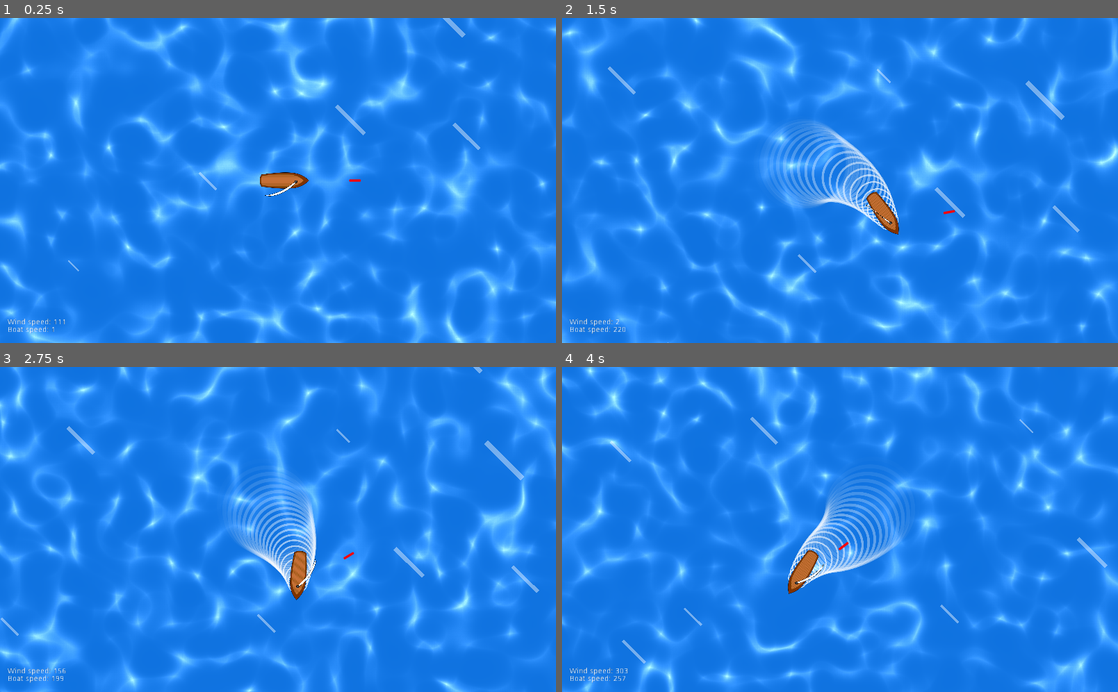
Above: before the commit, frames 1-4 (two rows, left to right).
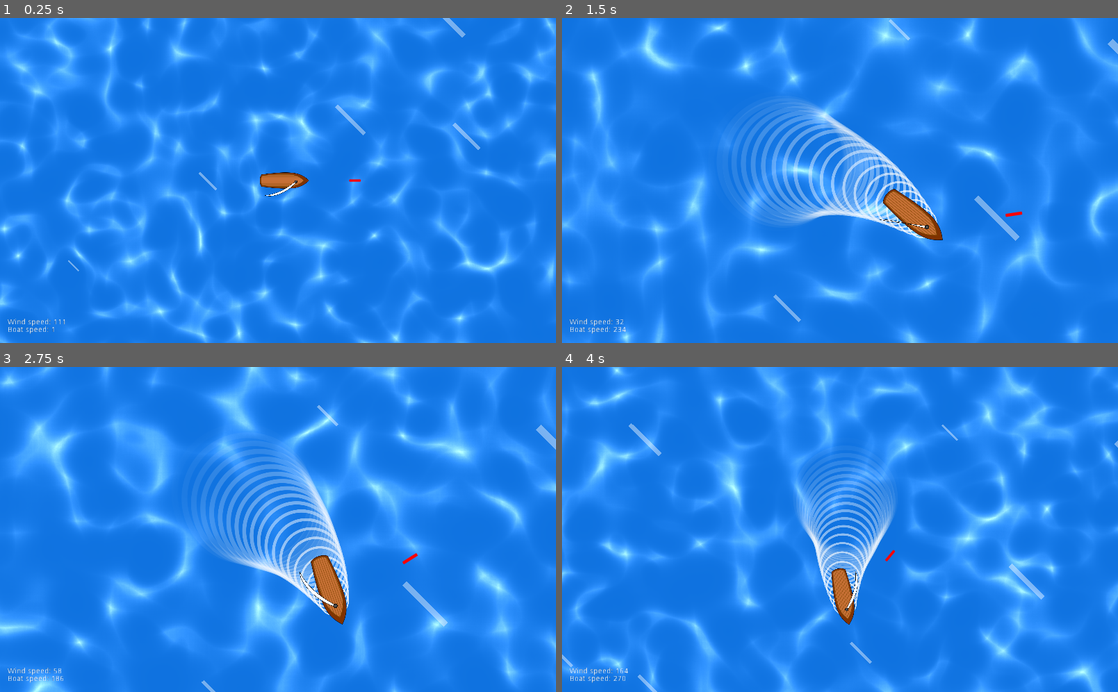
Above: after the commit, the same moments.

Repository: Norodix/SailGame
Game: Godot game, scene res://World.tscn
Same seed, same stepped clock (60 frames per second), same inputs: the game is played once before the commit and once after it.
Inputs (mouse positions are in pixels of both pictures, inside the frame that each line leads up to):
- Up to frame 1 (0.25 s): no input
- Up to frame 2 (1.5 s): move the mouse to (962, 164) at 0.52 s; hold D (right) 0.53-1.28 s; hold Mouse wheel up (zoomIn, bound only after the commit) 0.53-1.28 s; tap Mouse wheel down (zoomOut, bound only after the commit) at 0.8, 1.35 s; move the mouse to (728, 196) at 1.27 s; hold S (down) from 1.28 s (still down)
- Up to frame 3 (2.75 s): tap Mouse wheel up (zoomIn, bound only after the commit) at 1.55 s; move the mouse to (333, 458) at 2.02 s; release S (down) at 2.03 s; hold D (right) from 2.03 s (still down); hold W (tighten) from 2.03 s (still down); tap Mouse wheel down (zoomOut, bound only after the commit) at 2.3 s
- Up to frame 4 (4 s): move the mouse to (812, 594) at 2.77 s; release W (tighten) at 2.78 s; tap Mouse wheel up (zoomIn, bound only after the commit) at 2.85 s; move the mouse to (1006, 578) at 3.52 s; release D (right) at 3.53 s; hold A (left) from 3.53 s (still down); hold Mouse wheel down (zoomOut, bound only after the commit) from 3.53 s (still down)

The runs differ from the first frame. In frame 1, 25% of the frame differs, in the area x 0-100%, y 0-100%; in frame 2, 29%; in frame 3, 32%; in frame 4, 28%.

Commit message:
Fixed pushback error with fully pulled in Sail. Added zoom to camera, fixed background translation

Diff:
--- a/Player.gd
+++ b/Player.gd
@@ -10,6 +10,10 @@
 var angle = 0
 var motorEnabled = 0
 
+var zoomMax = 1.5
+var zoomMin = 0.5
+var zoomStep = 0.01
+
 # Called when the node enters the scene tree for the first time.
 func _ready():
 	#set_global_position(get_viewport().size/3)
@@ -18,6 +22,25 @@
 
 # Called every frame. 'delta' is the elapsed time since the previous frame.
 func _process(delta):
+	#Handle camera zoom
+	var zoomVal = $Camera2D.zoom[0]
+	if Input.is_action_just_released("zoomIn"):
+		zoomVal -= zoomStep*5
+
+	if Input.is_action_pressed("zoomIn"):
+		zoomVal -= zoomStep
+
+	if Input.is_action_just_released("zoomOut"):
+		zoomVal += zoomStep*5
+
+	if Input.is_action_pressed("zoomOut"):
+		zoomVal += zoomStep
+
+	zoomVal = clamp(zoomVal, zoomMin, zoomMax)
+
+	$Camera2D.zoom = Vector2(zoomVal, zoomVal)
+
+	#call draw function every iteration
 	update()
 
 func _draw():
@@ -56,18 +79,18 @@
 	boatlabel.text="Boat speed: " + str(round(self.linear_velocity.length()))
 
 	#control the body of the ship by rotating it
-	#do not allow rotating the body if not by user
 	if (angle != 0):
 		state.set_angular_velocity(angle * angularvelocity / state.get_step() \
 									* (0.05 + self.linear_velocity.length()/200))
-	else:
-		state.set_angular_velocity(0)
+
 
 	#Apply the windforce on when the line is taut
-	#print($Sail.lineTaut)
-	if ($Sail.lineTaut):
-		#Only apply force if it is in the same direction as the boat (pushback fix)
-		if (facing.dot($Sail.windForce) >= 0):
-			self.applied_force = $Sail.windForce * 10
+	#Only apply force if it is in the same direction as the boat (pushback fix)
+
+	var pushDirection = facing.dot($Sail.windForce)
+	var validDirection = pushDirection >= 0
+
+	if ($Sail.lineTaut and validDirection):
+		self.applied_force = $Sail.windForce * 10
 	else:
 		self.applied_force = Vector2(0, 0)
--- a/Sail.gd
+++ b/Sail.gd
@@ -5,7 +5,7 @@
 var maxangle=30
 var tightenpersec=45
 var forceCoefficient=10
-var windForce
+var windForce = Vector2(0, 0)
 var lineTaut
 var tautLimit = 0.999
 
--- a/World.tscn
+++ b/World.tscn
@@ -71,8 +71,8 @@
 octaves = 1
 
 [sub_resource type="NoiseTexture" id=12]
-width = 1280
-height = 1280
+width = 2560
+height = 2560
 seamless = true
 noise = SubResource( 11 )
 
@@ -81,8 +81,8 @@
 octaves = 1
 
 [sub_resource type="NoiseTexture" id=14]
-width = 1280
-height = 1280
+width = 2560
+height = 2560
 seamless = true
 noise = SubResource( 13 )
 
@@ -91,8 +91,8 @@
 octaves = 1
 
 [sub_resource type="NoiseTexture" id=16]
-width = 1280
-height = 1280
+width = 2560
+height = 2560
 seamless = true
 noise = SubResource( 15 )
 
@@ -108,7 +108,7 @@
 [sub_resource type="ImageTexture" id=18]
 flags = 23
 flags = 23
-size = Vector2( 1280, 1280 )
+size = Vector2( 2560, 2560 )
 
 [sub_resource type="ShaderMaterial" id=19]
 shader = ExtResource( 14 )
@@ -127,6 +127,7 @@
 mass = 20.0
 can_sleep = false
 linear_damp = 0.5
+angular_damp = 20.0
 script = ExtResource( 2 )
 
 [node name="BoatBody" type="Sprite" parent="PlayerBoat"]
@@ -195,7 +196,7 @@
 [node name="ParallaxBackground" type="ParallaxBackground" parent="."]
 
 [node name="ParallaxLayer" type="ParallaxLayer" parent="ParallaxBackground"]
-motion_mirroring = Vector2( 1280, 1280 )
+motion_mirroring = Vector2( 2560, 2560 )
 
 [node name="Ocean" type="Sprite" parent="ParallaxBackground/ParallaxLayer"]
 visible = false
@@ -207,7 +208,7 @@
 
 [node name="ShaderOcean" type="Sprite" parent="ParallaxBackground/ParallaxLayer"]
 material = SubResource( 17 )
-position = Vector2( 384.711, 276.134 )
+position = Vector2( 1280, 1280 )
 texture = SubResource( 18 )
 
 [node name="GUI" type="CanvasLayer" parent="."]
--- a/project.godot
+++ b/project.godot
@@ -52,14 +52,12 @@
 }
 tighten={
 "deadzone": 0.5,
-"events": [ Object(InputEventKey,"resource_local_to_scene":false,"resource_name":"","device":0,"alt":false,"shift":false,"control":false,"meta":false,"command":false,"pressed":false,"scancode":69,"unicode":0,"echo":false,"script":null)
-, Object(InputEventKey,"resource_local_to_scene":false,"resource_name":"","device":0,"alt":false,"shift":false,"control":false,"meta":false,"command":false,"pressed":false,"scancode":87,"unicode":0,"echo":false,"script":null)
+"events": [ Object(InputEventKey,"resource_local_to_scene":false,"resource_name":"","device":0,"alt":false,"shift":false,"control":false,"meta":false,"command":false,"pressed":false,"scancode":87,"unicode":0,"echo":false,"script":null)
  ]
 }
 loosen={
 "deadzone": 0.5,
-"events": [ Object(InputEventKey,"resource_local_to_scene":false,"resource_name":"","device":0,"alt":false,"shift":false,"control":false,"meta":false,"command":false,"pressed":false,"scancode":81,"unicode":0,"echo":false,"script":null)
-, Object(InputEventKey,"resource_local_to_scene":false,"resource_name":"","device":0,"alt":false,"shift":false,"control":false,"meta":false,"command":false,"pressed":false,"scancode":83,"unicode":0,"echo":false,"script":null)
+"events": [ Object(InputEventKey,"resource_local_to_scene":false,"resource_name":"","device":0,"alt":false,"shift":false,"control":false,"meta":false,"command":false,"pressed":false,"scancode":83,"unicode":0,"echo":false,"script":null)
  ]
 }
 Reset={
@@ -67,6 +65,18 @@
 "events": [ Object(InputEventKey,"resource_local_to_scene":false,"resource_name":"","device":0,"alt":false,"shift":false,"control":false,"meta":false,"command":false,"pressed":false,"scancode":82,"unicode":0,"echo":false,"script":null)
  ]
 }
+zoomIn={
+"deadzone": 0.5,
+"events": [ Object(InputEventMouseButton,"resource_local_to_scene":false,"resource_name":"","device":0,"alt":false,"shift":false,"control":false,"meta":false,"command":false,"button_mask":0,"position":Vector2( 0, 0 ),"global_position":Vector2( 0, 0 ),"factor":1.0,"button_index":4,"pressed":false,"doubleclick":false,"script":null)
+, Object(InputEventKey,"resource_local_to_scene":false,"resource_name":"","device":0,"alt":false,"shift":false,"control":false,"meta":false,"command":false,"pressed":false,"scancode":69,"unicode":0,"echo":false,"script":null)
+ ]
+}
+zoomOut={
+"deadzone": 0.5,
+"events": [ Object(InputEventMouseButton,"resource_local_to_scene":false,"resource_name":"","device":0,"alt":false,"shift":false,"control":false,"meta":false,"command":false,"button_mask":0,"position":Vector2( 0, 0 ),"global_position":Vector2( 0, 0 ),"factor":1.0,"button_index":5,"pressed":false,"doubleclick":false,"script":null)
+, Object(InputEventKey,"resource_local_to_scene":false,"resource_name":"","device":0,"alt":false,"shift":false,"control":false,"meta":false,"command":false,"pressed":false,"scancode":81,"unicode":0,"echo":false,"script":null)
+ ]
+}
 
 [physics]
 
